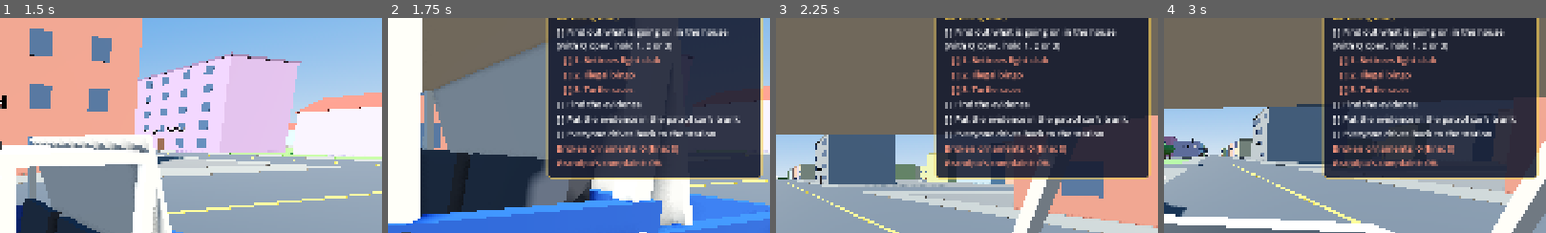
Above: before the commit, frames 1-4 (left to right).
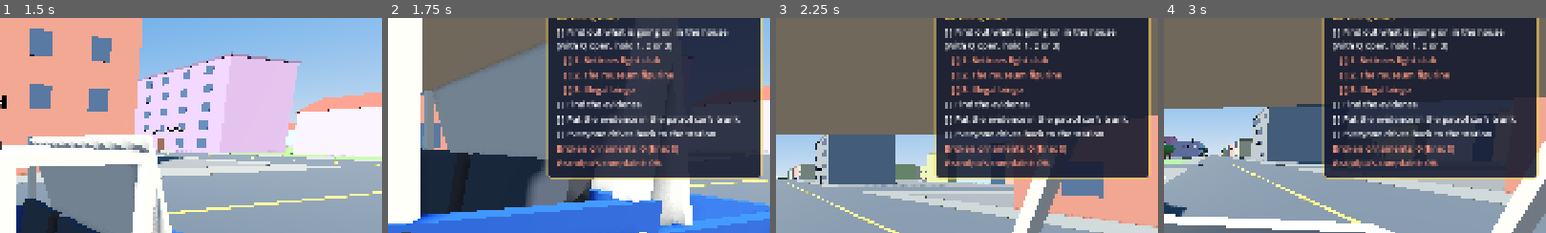
Above: after the commit, the same moments.

Repository: cristiangelini/BPD
Game: Godot game, scene res://scenes/levels/grandpa_house.tscn
The game is run twice, just before and just after one commit, with the same random seed, the same clock (stepped at 60 frames per second) and the same inputs. This scene is started directly instead of the project's main scene.
Inputs (mouse positions are % of the whole screen's width and height, from its top left):
- Up to frame 1 (1.5 s): tap Enter at 0.5 s; move the mouse to (72, 45) at 0.52 s; hold D (move_right) 0.53-1.28 s; hold R (ask) 0.53-1.28 s; click (72, 45) at 0.67 s; tap Space (jump) at 0.77, 1.07 s; tap Shift (run) at 0.8, 1.35 s; move the mouse to (45, 50) at 1.27 s; hold W (move_forward) from 1.28 s (still down)
- Up to frame 2 (1.75 s): keep holding W (move_forward); tap Space (jump) at 1.52 s; tap E (use) at 1.55 s
- Up to frame 3 (2.25 s): keep holding W (move_forward); tap Space (jump) at 1.82 s; move the mouse to (52, 48) at 2.02 s; hold E (use) from 2.03 s (still down)
- Up to frame 4 (3 s): keep holding W (move_forward); tap R (ask) at 2.3, 2.85 s; tap Space (jump) at 2.75 s; move the mouse to (49, 52) at 2.77 s; release E (use) at 2.78 s; click (49, 52) at 2.92 s
The pictures show only the part of the screen within x 50-100%, y 13-63%; the shares and areas given below are measured in that part.

Frame 1 is identical in both runs. In frame 2, 0.8% of the frame differs, in the area x 51-75%, y 24-36%; in frame 3, 0.8%; in frame 4, 0.8%.

Commit message:
Add the grandpa's care home dentures story
Co-Authored-By: Claude Opus 5.5 (1M context) <noreply@anthropic.com>
Claude-Session: https://claude.ai/code/session_01UXwRy4nCUmp8Zcg5tBLZhH

Diff:
--- /dev/null
+++ b/scenes/case/dentures_story.tres
@@ -0,0 +1,18 @@
+[gd_resource type="Resource" script_class="CaseStory" load_steps=5 format=3]
+
+[ext_resource type="Script" path="res://scripts/case/case_story.gd" id="1_story"]
+[ext_resource type="PackedScene" path="res://scenes/props/denture_case.tscn" id="2_case"]
+[ext_resource type="PackedScene" path="res://scenes/props/client_list.tscn" id="3_list"]
+[ext_resource type="Script" path="res://scripts/case/dentures_rig.gd" id="4_rig"]
+
+[resource]
+script = ExtResource("1_story")
+id = "dentures"
+briefing = PackedStringArray("BRIEF_RIGHT", "BRIEF_DENTURES_B", "BRIEF_DENTURES_C", "BRIEF_DENTURES_D")
+evidence = Array[PackedScene]([ExtResource("2_case"), ExtResource("3_list")])
+item_keys = PackedStringArray("dentures", "clients")
+find_key = "OBJ_FIND_DENTURES"
+heavy = Array[bool]([true, false])
+half_heights = Array[float]([0.17, 0.01])
+cat_item = 0
+rig = ExtResource("4_rig")
--- /dev/null
+++ b/scenes/props/client_list.tscn
@@ -0,0 +1,26 @@
+[gd_scene format=3]
+
+[ext_resource type="Script" path="res://scripts/props/evidence.gd" id="1"]
+[ext_resource type="PackedScene" path="res://assets/models/client_list.glb" id="2"]
+
+[sub_resource type="BoxShape3D" id="Shape"]
+size = Vector3(0.15, 0.02, 0.21)
+
+[node name="ClientList" type="RigidBody3D"]
+collision_layer = 4
+collision_mask = 15
+mass = 0.2
+script = ExtResource("1")
+full_value = 300.0
+
+[node name="Shape" type="CollisionShape3D" parent="."]
+shape = SubResource("Shape")
+
+[node name="Model" parent="." instance=ExtResource("2")]
+
+[node name="ValueLabel" type="Label3D" parent="."]
+transform = Transform3D(1, 0, 0, 0, 1, 0, 0, 0, 1, 0, 0.2, 0)
+billboard = 1
+pixel_size = 0.004
+outline_size = 8
+text = "0"
--- /dev/null
+++ b/scenes/props/denture_case.tscn
@@ -0,0 +1,26 @@
+[gd_scene format=3]
+
+[ext_resource type="Script" path="res://scripts/props/denture_case.gd" id="1"]
+[ext_resource type="PackedScene" path="res://assets/models/denture_case.glb" id="2"]
+
+[sub_resource type="BoxShape3D" id="Shape"]
+size = Vector3(0.5, 0.34, 0.36)
+
+[node name="DentureCase" type="RigidBody3D"]
+collision_layer = 4
+collision_mask = 15
+mass = 6.0
+script = ExtResource("1")
+full_value = 1000.0
+
+[node name="Shape" type="CollisionShape3D" parent="."]
+shape = SubResource("Shape")
+
+[node name="Model" parent="." instance=ExtResource("2")]
+
+[node name="ValueLabel" type="Label3D" parent="."]
+transform = Transform3D(1, 0, 0, 0, 1, 0, 0, 0, 1, 0, 0.4, 0)
+billboard = 1
+pixel_size = 0.004
+outline_size = 8
+text = "0"
--- /dev/null
+++ b/scripts/case/dentures_rig.gd
@@ -0,0 +1,17 @@
+class_name DenturesRig
+extends StoryRig
+
+## The care home dentures (historias.md): the grandpa rents dentures out of a chattering case, and hid his own with
+## the rest, so nobody understands a word he says.
+
+## Evidence order in dentures_story.tres: the case, the list of clients.
+const CASE := 0
+const CLIENTS := 1
+
+
+func setup(house: GrandpaHouse) -> void:
+	house.grandpa.toothless = true
+
+
+func extras(house: GrandpaHouse) -> Array[Dictionary]:
+	return [{"text": "OBJ_EXTRA_CLIENTS", "done": house.car.is_delivered(house.evidence[CLIENTS] as Evidence)}]
--- a/scripts/levels/grandpa_house.gd
+++ b/scripts/levels/grandpa_house.gd
@@ -99,6 +99,8 @@
 const TURTLES := preload("res://scenes/case/turtle_story.tres")
 ## The museum figurine (historias.md): the stolen ballerina stands among the ornaments with souvenir copies of it.
 const MUSEUM := preload("res://scenes/case/museum_story.tres")
+## The care home dentures (historias.md): a chattering case of dentures, and a grandpa without his teeth.
+const DENTURES := preload("res://scenes/case/dentures_story.tres")
 
 const NOTE_SCENE := preload("res://scenes/props/clue_note.tscn")
 const CAT_SCENE := preload("res://scenes/npc/cat.tscn")
@@ -125,7 +127,7 @@
 @export var case_seed := 0
 ## The stories this house can tell (historias.md). One is drawn with the seed unless `story` is set or the game runs
 ## with --story=<id>.
-const STORIES: Array[CaseStory] = [BINGO, TURTLES, MUSEUM]
+const STORIES: Array[CaseStory] = [BINGO, TURTLES, MUSEUM, DENTURES]
 
 ## The story this raid tells; null draws one from STORIES.
 @export var story: CaseStory
--- a/scripts/npc/grandpa.gd
+++ b/scripts/npc/grandpa.gd
@@ -53,6 +53,8 @@
 ## What he lets slip when asked, in order (the house fills it from the case seed).
 var slips: Array[String] = []
 var asked := 0
+## The dentures story: he hid his own teeth with the rest, so he can't be understood.
+var toothless := false
 var _ask_wait := 0.0
 
 @onready var _agent: NavigationAgent3D = $Agent
@@ -81,7 +83,7 @@
 	var line := slips[asked]
 	asked += 1
 	_say(line, 5.0)
-	slipped.emit(line)
+	slipped.emit(mumble(line) if toothless else line)
 	return true
 
 
@@ -233,8 +235,36 @@
 		_line += 1
 
 
+## Without his teeth (the dentures story) everything he says comes out mushy: "s" is "sh", "t" is "d", "p" is "b".
+static func mumble(text: String) -> String:
+	var out := ""
+	for i in text.length():
+		var c := text[i]
+		var next := text[i + 1].to_lower() if i + 1 < text.length() else ""
+		match c:
+			"s", "z":
+				out += "sh"
+			"S", "Z":
+				out += "Sh"
+			"c" when next == "e" or next == "i":
+				out += "sh"
+			"t":
+				out += "d"
+			"T":
+				out += "D"
+			"p":
+				out += "b"
+			"P":
+				out += "B"
+			_:
+				out += c
+	return out
+
+
 func _say(key: String, seconds := 3.0) -> void:
 	_since_line = 0.0
+	if toothless:
+		key = mumble(tr(key))
 	_bubble.text = key
 	_bubble.show()
 	var said := key
--- /dev/null
+++ b/scripts/props/denture_case.gd
@@ -0,0 +1,69 @@
+class_name DentureCase
+extends Evidence
+
+## The case of rented dentures from the care home (historias.md, "Dentaduras del geriátrico"). The dentures inside
+## chatter, louder up close, so a cop can find the case by ear. Every number here is (propuesta).
+
+## A chatter every CLACK_EVERY seconds, heard (and shown) up to HEAR_RANGE meters away.
+const CLACK_EVERY := 2.0
+const HEAR_RANGE := 7.0
+const MIX_RATE := 22050
+
+var _clack_left := CLACK_EVERY
+var _sound: AudioStreamPlayer3D
+var _clack_label: Label3D
+
+
+func _ready() -> void:
+	super._ready()
+	_sound = AudioStreamPlayer3D.new()
+	_sound.stream = chatter_sound()
+	_sound.max_distance = HEAR_RANGE
+	_sound.unit_size = 2.0
+	add_child(_sound)
+	_clack_label = Label3D.new()
+	_clack_label.text = "FX_CLACK"
+	_clack_label.billboard = BaseMaterial3D.BILLBOARD_ENABLED
+	_clack_label.pixel_size = 0.003
+	_clack_label.outline_size = 6
+	_clack_label.modulate = Color(1, 1, 0.9)
+	_clack_label.position = Vector3(0, 0.35, 0)
+	_clack_label.hide()
+	add_child(_clack_label)
+
+
+func _physics_process(delta: float) -> void:
+	super._physics_process(delta)
+	_clack_left -= delta
+	if _clack_left <= 0.0:
+		_clack_left = CLACK_EVERY
+		chatter()
+
+
+func chatter() -> void:
+	if is_broken:
+		return
+	_sound.play()
+	for cop in get_tree().get_nodes_in_group("cops"):
+		if (cop as Node3D).global_position.distance_to(global_position) <= HEAR_RANGE:
+			_clack_label.show()
+			get_tree().create_timer(0.7).timeout.connect(_clack_label.hide)
+			return
+
+
+## A placeholder chatter until there's real sound: four quick clicks.
+static func chatter_sound() -> AudioStreamWAV:
+	var samples := int(MIX_RATE * 0.4)
+	var data := PackedByteArray()
+	data.resize(samples * 2)
+	var rng := RandomNumberGenerator.new()
+	rng.seed = 7
+	for i in samples:
+		var t := fmod(float(i) / MIX_RATE, 0.1)
+		var envelope := exp(-t * 90.0)
+		data.encode_s16(i * 2, int(rng.randf_range(-1.0, 1.0) * envelope * 14000.0))
+	var wav := AudioStreamWAV.new()
+	wav.format = AudioStreamWAV.FORMAT_16_BITS
+	wav.mix_rate = MIX_RATE
+	wav.data = data
+	return wav
--- /dev/null
+++ b/tests/unit/test_dentures.gd
@@ -0,0 +1,65 @@
+extends GutTest
+
+## The care home dentures story (historias.md, "Dentaduras del geriátrico").
+
+const HOUSE_SCENE := preload("res://scenes/levels/grandpa_house.tscn")
+
+
+func _house() -> GrandpaHouse:
+	var house: GrandpaHouse = HOUSE_SCENE.instantiate()
+	house.case_seed = 21
+	house.story = GrandpaHouse.DENTURES
+	house.get_node("Cop").input_enabled = false
+	add_child_autofree(house)
+	return house
+
+
+func test_the_heavy_case_and_the_list_are_hidden() -> void:
+	var house := _house()
+	await wait_physics_frames(5)
+	var dentures := house.main_evidence()
+	assert_true(dentures is DentureCase)
+	assert_eq(dentures.mass, 6.0, "a heavy case")
+	assert_true(GrandpaHouse.SPOTS[house.evidence_spots[DenturesRig.CASE]].heavy)
+	assert_has(house.suspicions, "dentures")
+
+
+func test_the_dentures_chatter_only_for_cops_close_by() -> void:
+	var house := _house()
+	await wait_physics_frames(2)
+	var dentures: DentureCase = house.main_evidence()
+	var cop: Cop = house.get_node("Cop")
+	var label: Label3D = dentures._clack_label
+	cop.global_position = dentures.global_position + Vector3(20, 0, 0)
+	dentures.chatter()
+	assert_false(label.visible, "too far to hear it")
+	cop.global_position = dentures.global_position + Vector3(0, 0, DentureCase.HEAR_RANGE - 1.0)
+	dentures.chatter()
+	assert_true(label.visible)
+
+
+func test_the_toothless_grandpa_mumbles_his_slips() -> void:
+	TranslationServer.set_locale("es")
+	var house := _house()
+	await wait_physics_frames(2)
+	var grandpa := house.grandpa
+	assert_true(grandpa.toothless)
+	assert_eq(Grandpa.mumble("Está en el sótano, papá"), "Eshdá en el shódano, babá")
+	assert_eq(Grandpa.mumble("cinco"), "shinco")
+	assert_true(grandpa.ask(house.get_node("Cop")))
+	var heard: String = house.raid.clues_found[0]
+	assert_eq(heard, Grandpa.mumble(grandpa.slips[0]), "what he lets slip comes out mushy")
+	assert_ne(heard, grandpa.slips[0])
+
+
+func test_the_case_in_the_trunk_solves_the_case() -> void:
+	var house := _house()
+	await wait_physics_frames(10)
+	var dentures := house.main_evidence()
+	dentures.global_position = house.car.to_global(Vector3(0, 0.8, -1.7))
+	dentures.linear_velocity = Vector3.ZERO
+	await wait_physics_frames(20)
+	assert_true(house.car.is_delivered(dentures))
+	assert_true(house.mark(house.suspicions.find("dentures")))
+	house.car.enter(house.get_node("Cop"))
+	assert_true(house.raid.case_solved)
--- a/translations/texts.csv
+++ b/translations/texts.csv
@@ -306,3 +306,11 @@
 HINT_MUSEUM_SEAL,¡Abajo tiene el sello dorado del museo! Esta es la original.,There's the museum's gold seal underneath! This is the original.,Tem o selo dourado do museu embaixo! Esta é a original.
 HINT_BALLERINA_COPY,"Abajo dice «Recuerdo del museo». Es una copia.","Underneath it says “Museum souvenir.” It's a copy.","Embaixo diz “Lembrança do museu”. É uma cópia."
 HINT_CLIPPING,"La foto del diario: la bailarina original tiene un sello dorado abajo.","The newspaper photo: the original ballerina has a gold seal underneath.","A foto do jornal: a bailarina original tem um selo dourado embaixo."
+BRIEF_DENTURES_B,"Del geriátrico del barrio desaparecieron todas las dentaduras, y ahora hay un señor que las alquila por hora para las fiestas. Dicen que es el abuelo.","Every set of dentures disappeared from the neighborhood care home, and now someone rents them out by the hour for parties. They say it's the grandpa.","Sumiram todas as dentaduras do asilo do bairro, e agora tem um senhor que aluga por hora para as festas. Dizem que é o vovô."
+BRIEF_DENTURES_C,"Traigan la valija de dentaduras en el baúl del patrullero: sin eso no hay caso. Pesa, y las dentaduras castañetean: síganlas por el ruido.","Bring the case of dentures back in the patrol car's trunk: without it there's no case. It's heavy, and the dentures chatter: follow the noise.","Tragam a mala de dentaduras no porta-malas da viatura: sem isso não tem caso. É pesada, e as dentaduras batem os dentes: sigam o barulho."
+BRIEF_DENTURES_D,"Si encuentran la lista de clientes, mejor: todo suma. Y no le pregunten mucho al abuelo: escondió también los suyos y no se le entiende nada.","If you find the list of clients, even better: it all adds up. And don't bother asking the grandpa much: he hid his own teeth too, and you can't understand a word.","Se acharem a lista de clientes, melhor: tudo soma. E não perguntem muito ao vovô: ele escondeu os dele também e não dá para entender nada."
+OBJ_FIND_DENTURES,Encontrar la valija de dentaduras (castañetea),Find the case of dentures (it chatters),Achar a mala de dentaduras (ela bate os dentes)
+OBJ_EXTRA_CLIENTS,Extra: la lista de clientes,Extra: the list of clients,Extra: a lista de clientes
+NOTE_ITEM_dentures,La valija de dientes,The teeth case,A mala dos dentes
+NOTE_ITEM_clients,La lista de clientes,The client list,A lista de clientes
+FX_CLACK,*clac clac*,*clack clack*,*clac clac*
Binary file added: assets/models/client_list.glb
Not shown, added: assets/models/client_list.glb.import
Binary file added: assets/models/denture_case.glb
Not shown, added: assets/models/denture_case.glb.import
Not shown, added: scripts/case/dentures_rig.gd.uid
Not shown, added: scripts/props/denture_case.gd.uid
Not shown, added: tests/unit/test_museum.gd.uid
Not shown, changed: CHANGELOG.md
Not shown, changed: docs/diseno/historias.md
Not shown, added: tools/modelgen/models/dentures.js
